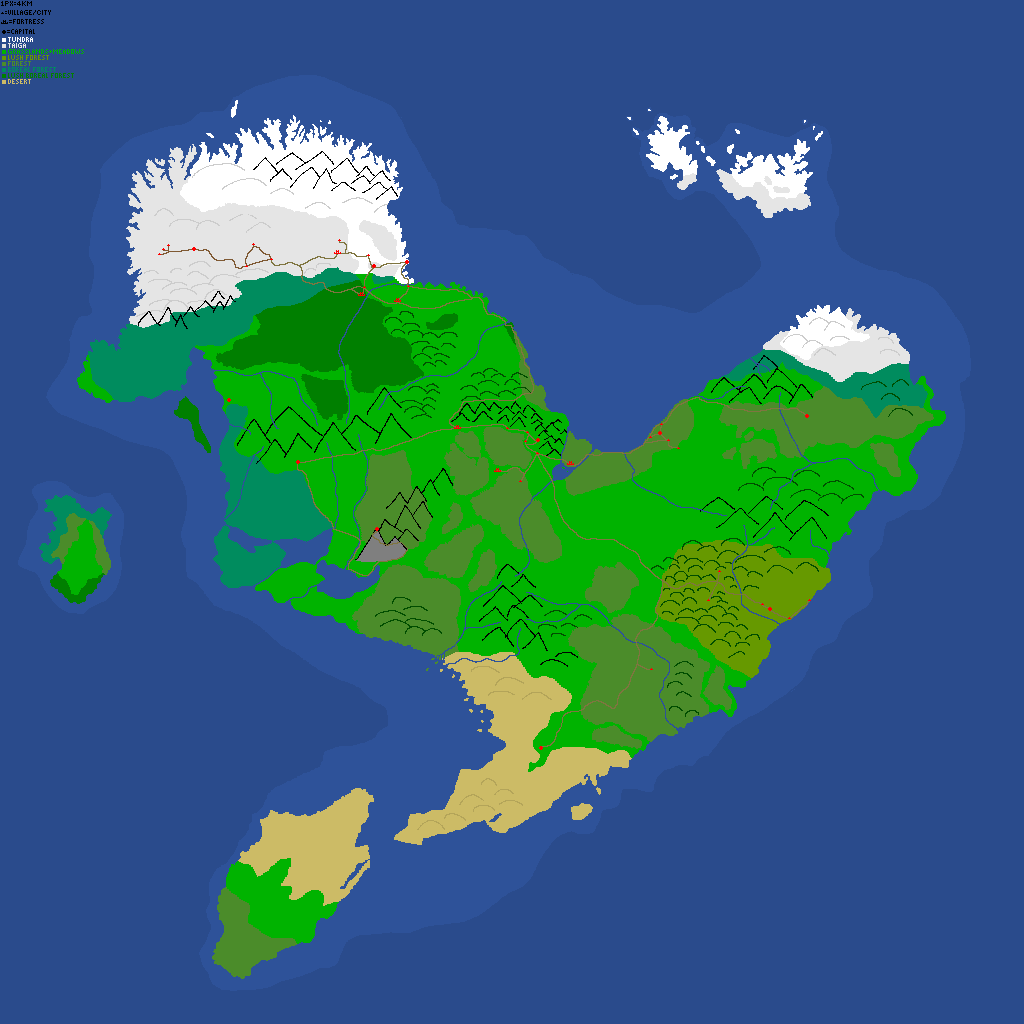
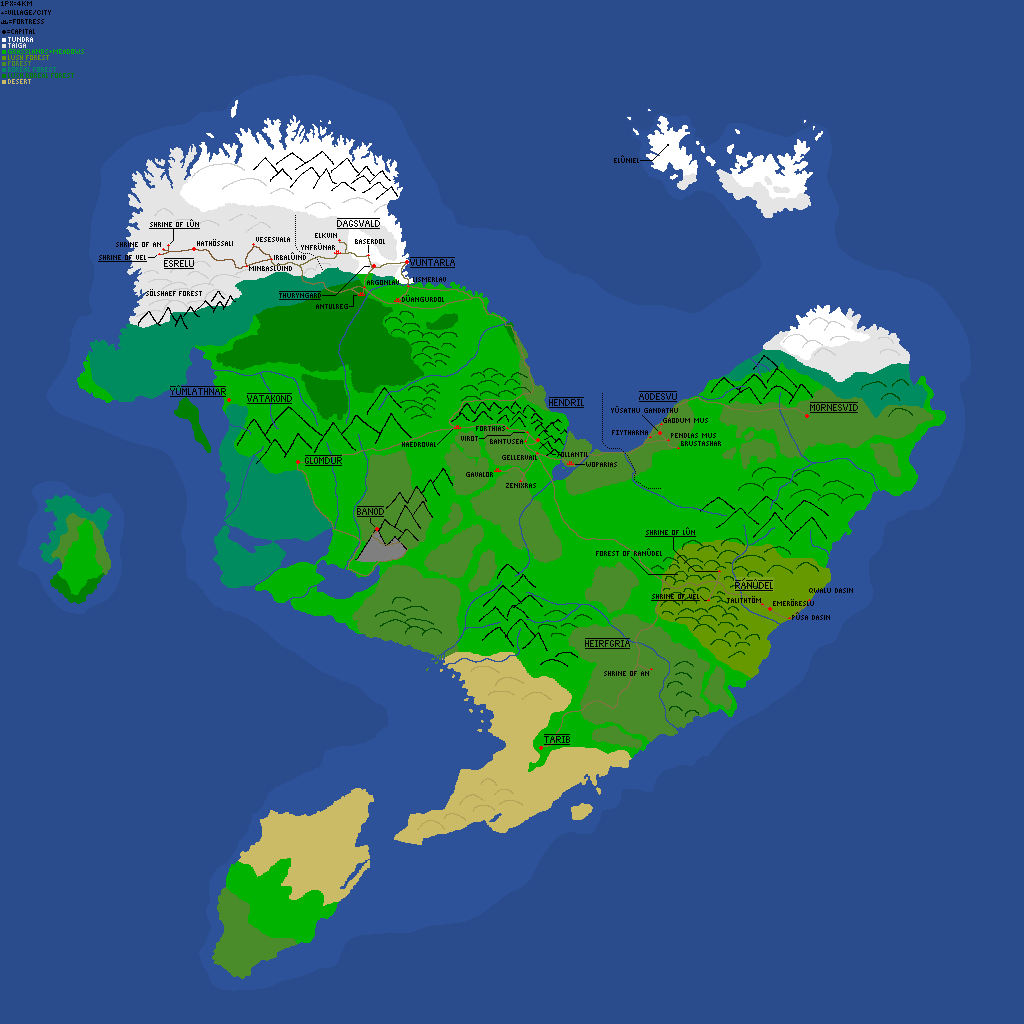
Layer changes from the first (1024, 1024) image to the second:
showed "names", painted on it over left=98, top=144, right=858, bottom=745
